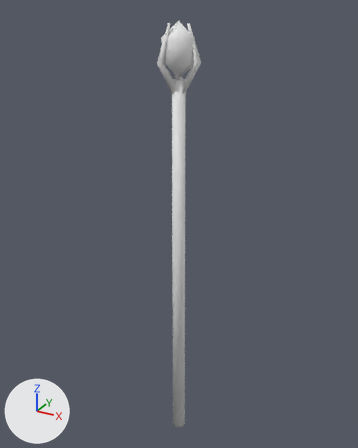
One commit to the glTF model assets/models/items/topaz_staff.glb: the scene before it, then after it.
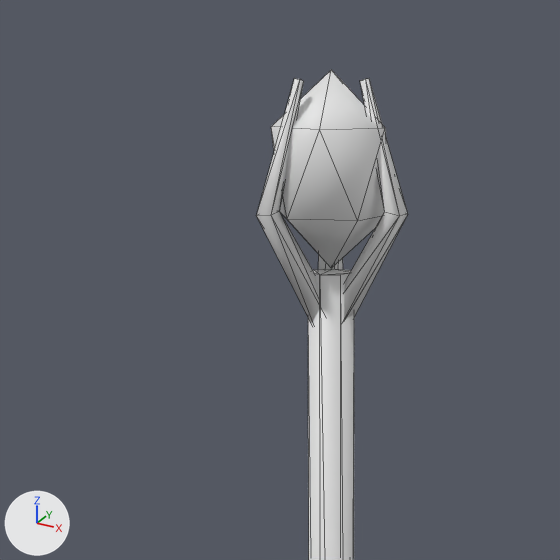
Each version is shown whole from a camera (50 mm lens) standing at (0.709, -1.289, 1.293) and looking at (-0.019, 0.036, 0.631), then close up on the part from 23% to 69% of the width and 0% to 37% of the height. The lights are fixed; the arrows at lower left show +X, +Y and +Z. The first two pictures are the older version. The close-ups show mesh edges as thin lines.

The scene before the commit, as lines of its bpy script (objects in view):
```python
me_topaz_staff_v0 = bpy.data.meshes.new('topaz_staff_v0')
me_topaz_staff_v0.from_pydata(...)  # 62 vertices, 104 faces; spans x -0.049..0.067, y -0.059..0.059, z -0.2..1.257
# faces by material slot: [24, 60, 20]
me_topaz_staff_v0.materials.append(mat_prop_planks)
me_topaz_staff_v0.materials.append(mat_prop_gold)
me_topaz_staff_v0.materials.append(mat_prop_crystal_glow)
ob_topaz_staff_v0 = bpy.data.objects.new('topaz_staff_v0', me_topaz_staff_v0)
ob_topaz_staff_v0.location = (0.0, 0.0, 0.0)
```
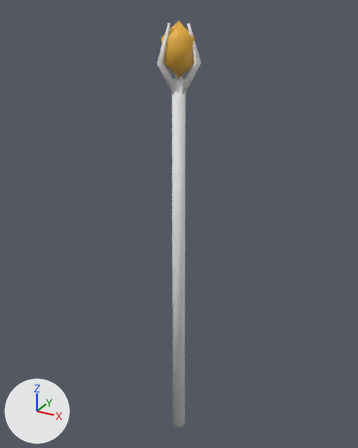
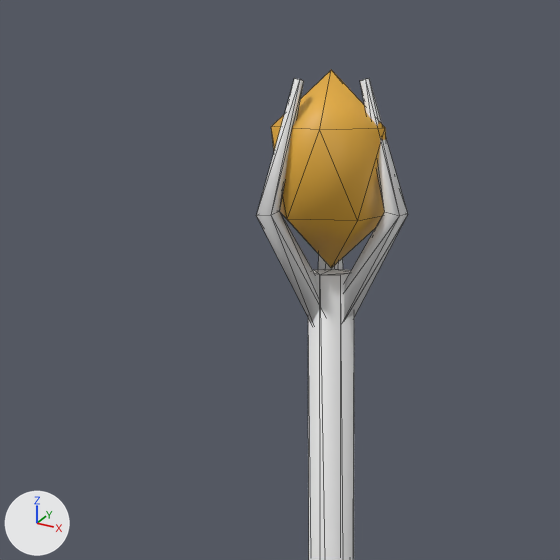
Edits to the scene script, one JSON object a line:
```json
{"block": "me_topaz_staff_v0", "where": "me_topaz_staff_v0.from_pydata(...)  # 62 vertices, 104 faces; spans x -0.049..0.067, y -0.059..0.059, z -0.2..1.257"}
{"block": "me_topaz_staff_v0", "where": "# used by ob_topaz_staff_v0; location = (0.0, 0.0, 0.0)"}
{"block": "me_topaz_staff_v0", "change": "me_topaz_staff_v0 part 1: 20 faces centred in x -0.043..0.043, y -0.041..0.041, z 1.131..1.229 are repainted in the vertex colours; the middle colour goes from white #ffffff to orange #ffc040"}
```

Where the change shows, as pixel boxes [x1, y1, x2, y2] in the close-ups (560 x 560 px):
```json
{"part": 1, "of": "me_topaz_staff_v0", "change": "recoloured", "before": [271, 70, 386, 268], "after": [271, 70, 386, 268], "on screen": "white to orange"}
```
